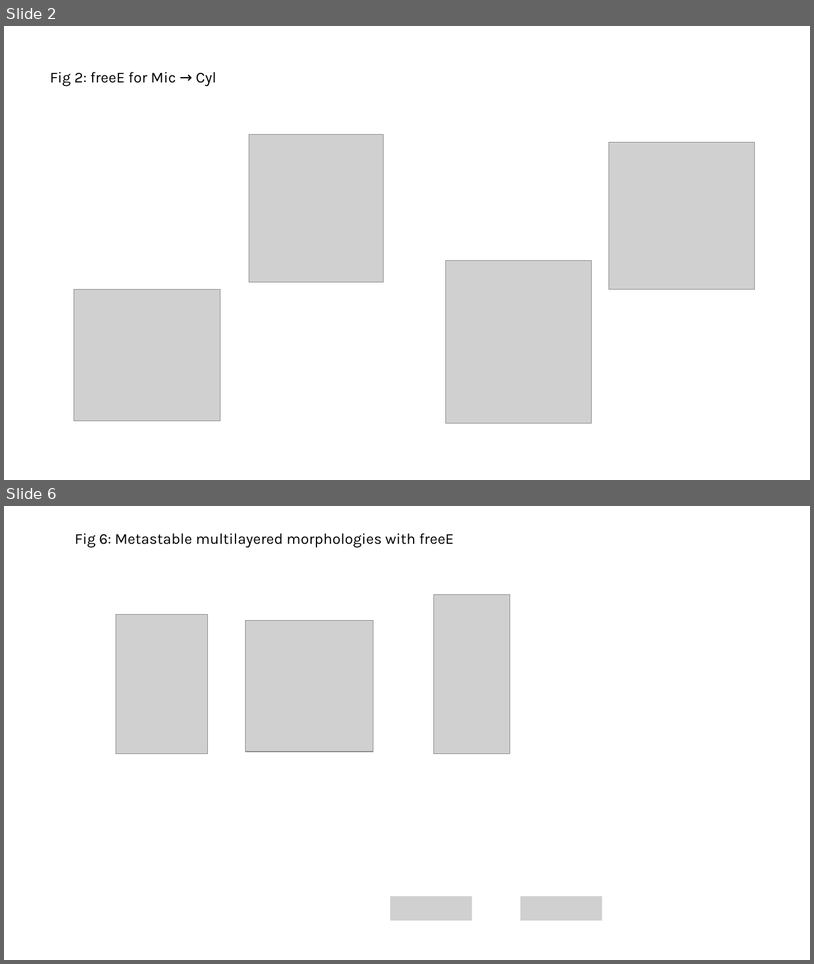
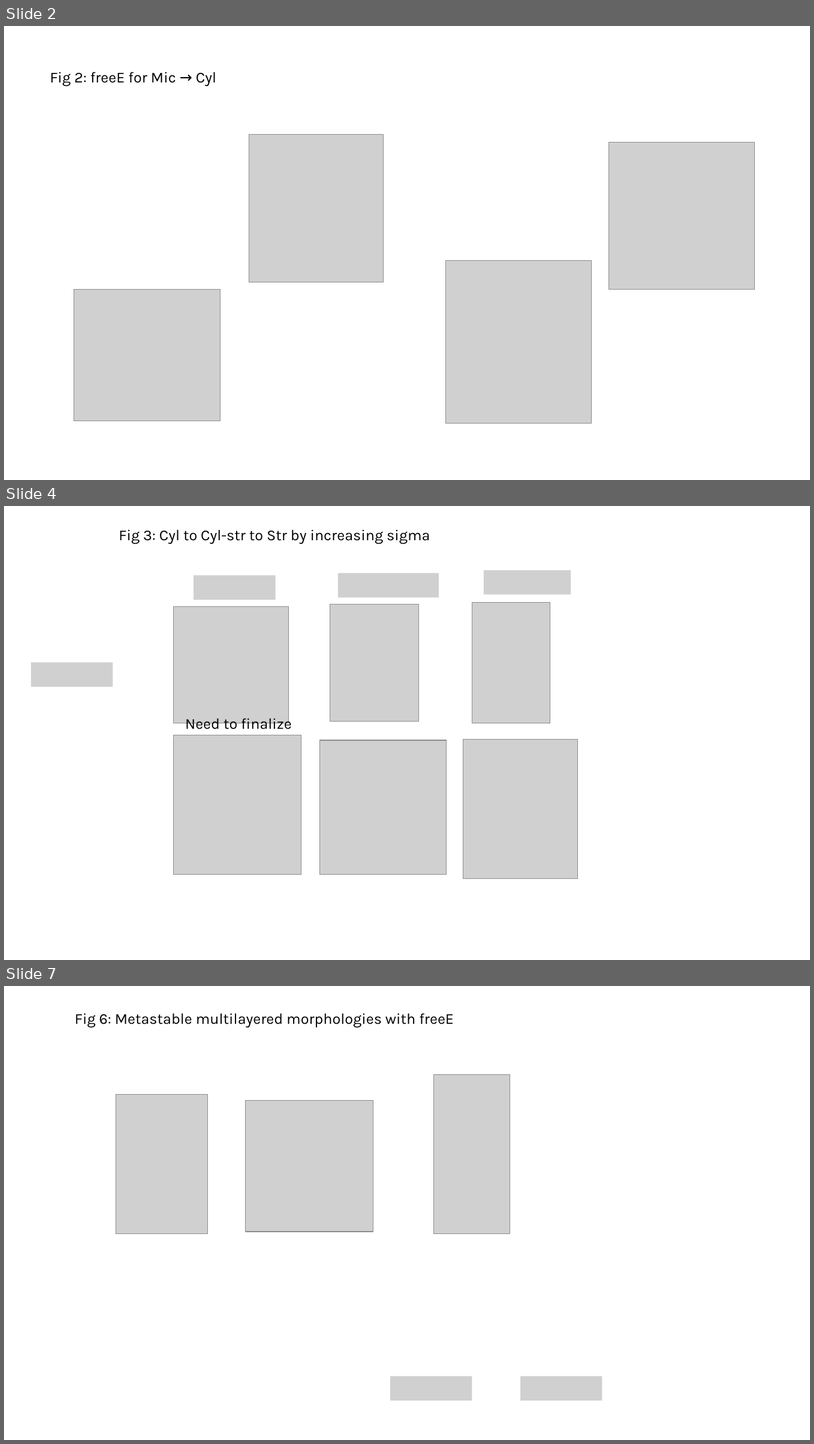
Before and after one commit to tyokokur/presentations, a slide deck: SYSG3_paper.pptx. Shown one above the other, each under a label of ours: slides 2 and 6 before the commit, slides 2, 4 and 7 after it; the slides between them are not shown. The pictures are 814x964 and 814x1444 pixels, drawn with LibreOffice and Linux fonts; fonts in the diff are those of the drawing; grey boxes stand for pictures. Boxes give left, top, right and bottom in pixels: in the first picture for what was removed or moved away, otherwise in the second. Text is boxed around its words. In the diff, an @@ line names an element or a change of style, - is before the commit and + after.

```diff
--- a/SYSG3_paper.pptx
+++ b/SYSG3_paper.pptx
@@ slide 4 added at [4, 506, 810, 960], background #FFFFFF @@
@@ text added at [119, 529, 430, 544], 18 pt, text #000000 @@
+Fig 3: Cyl to Cyl-str to Str by increasing sigma
@@ picture added at [194, 575, 276, 599] @@
@@ picture added at [338, 573, 439, 597] @@
@@ picture added at [484, 570, 571, 594] @@
@@ picture added at [174, 606, 289, 723] @@
@@ picture added at [330, 604, 419, 721] @@
@@ picture added at [472, 603, 550, 723] @@
@@ picture added at [31, 662, 113, 686] @@
@@ text added at [185, 715, 292, 732], 18 pt, text #000000 @@
+Need to finalize
@@ picture added at [174, 735, 301, 874] @@
@@ picture added at [463, 739, 578, 878] @@
@@ picture added at [320, 740, 447, 874] @@
@@ what was slide 6 is now slide 7 @@
```
Also in this commit, not shown: 2 slides changed, 1 other slide added, 1 slide removed.
